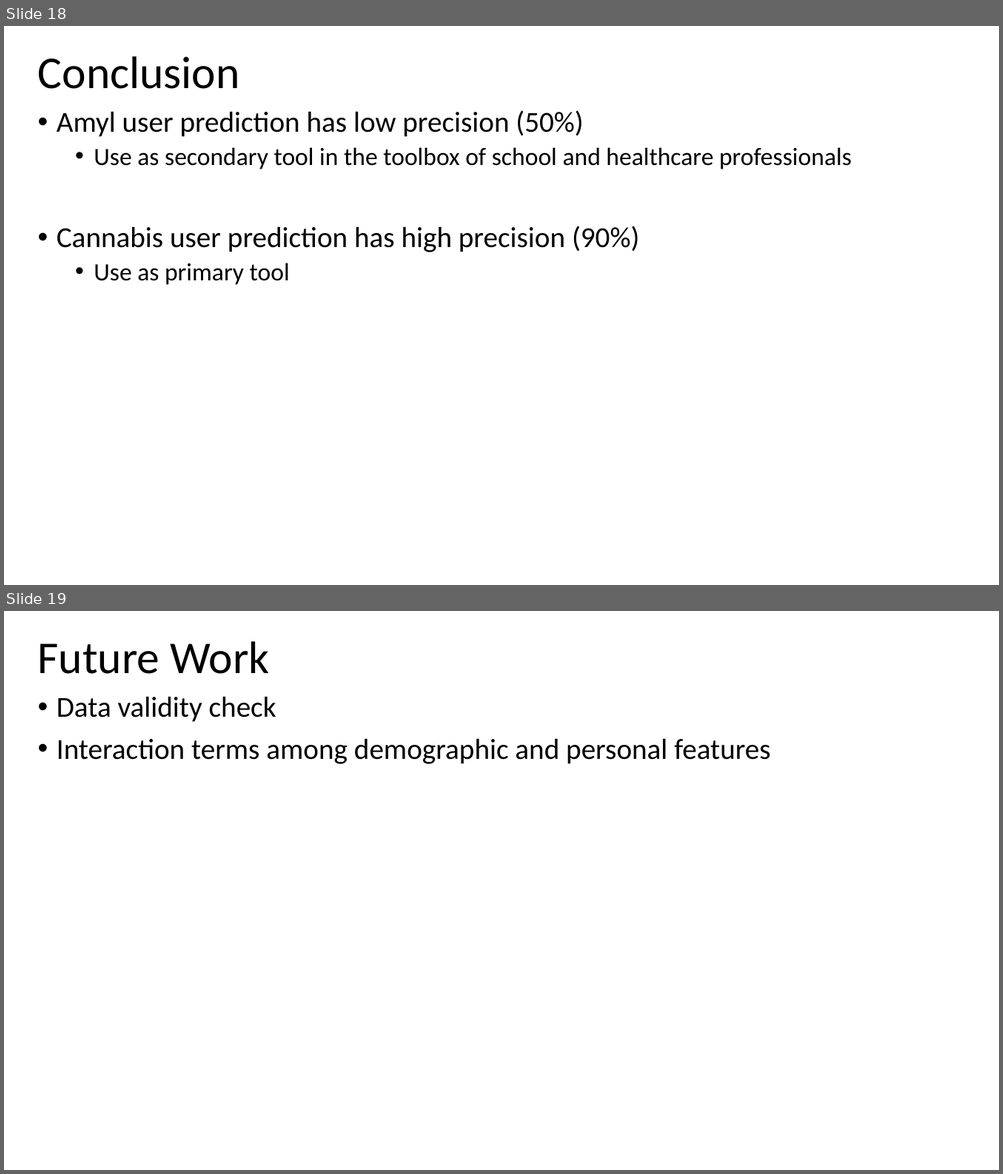
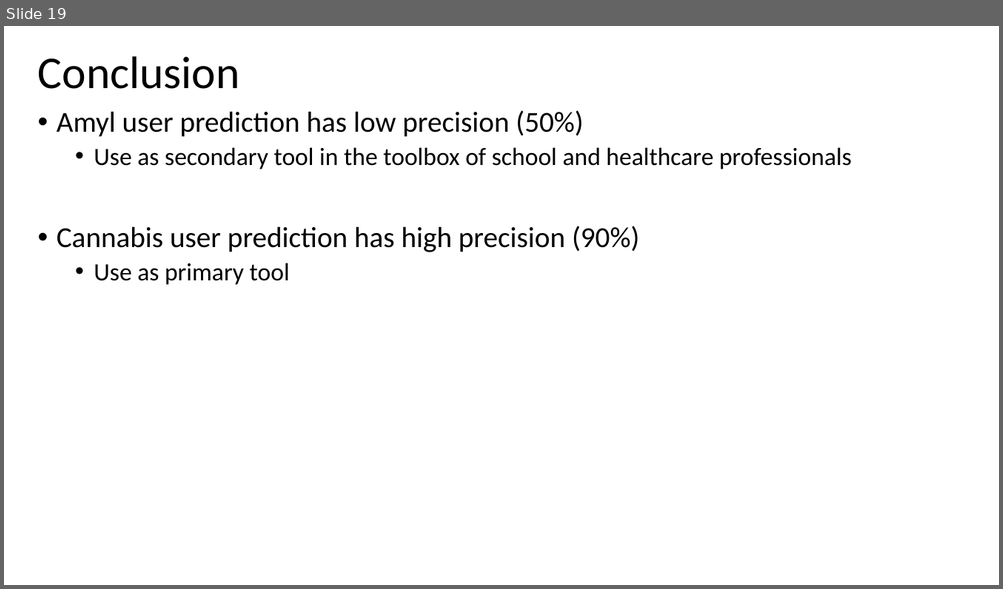
Before and after one commit to thanhn1/Capstone-Two, a slide deck: Final report and slides/Capstone two slides.pptx. Shown one above the other, each under a label of ours: slides 18 and 19 before the commit, slide 19 after it. The pictures are 1003x1174 and 1003x589 pixels, drawn with LibreOffice and Linux fonts; fonts in the diff are those of the drawing. Boxes give left, top, right and bottom in pixels: in the first picture for what was removed or moved away, otherwise in the second. Text is boxed around its words. In the diff, an @@ line names an element or a change of style, - is before the commit and + after.

```diff
--- a/Final report and slides/Capstone two slides.pptx
+++ b/Final report and slides/Capstone two slides.pptx
@@ slide 19 removed at (x1=4, y1=611, x2=999, y2=1170), background #FFFFFF @@
@@ title removed at (x1=38, y1=641, x2=269, y2=674) @@
-Future Work
@@ text removed at (x1=57, y1=696, x2=770, y2=764) @@
-• Data validity check
-• Interaction terms among demographic and personal features
@@ what was slide 18 is now slide 19 @@
```
Also in this commit, not shown: 1 slide changed, 1 slide added, 1 other file.
